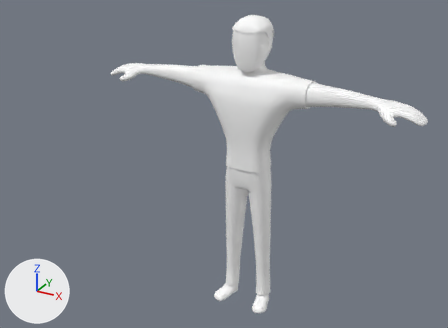
The FBX model Assets/Visual_Assets/Models/Future_Character.fbx as it was, and as the next commit left it.
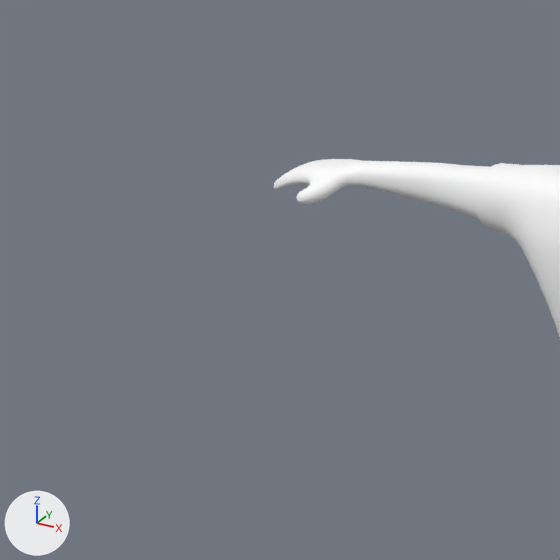
There are two pictures of each version: one whole from a camera (50 mm lens) standing at (1.56, -3.19, 2.52) and looking at (-0.17, -0.03, 0.94), one close up on the part from 0% to 50% of the width and 0% to 68% of the height. Arrows for +X, +Y and +Z are at lower left; the lights stay in place. Where no turn or scale is listed for an object, it has been applied to the vertices.

In view in the first close-up: 'Future_Character', 'Future_Character_Shirt'.
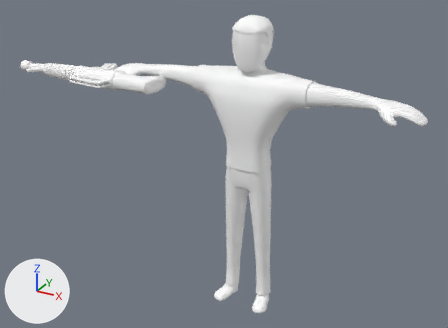
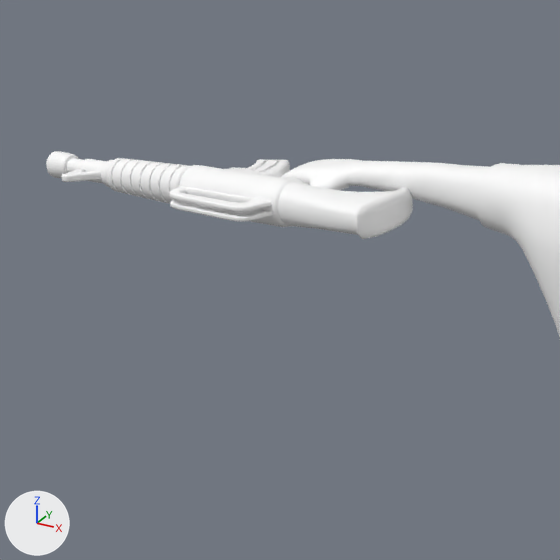
Where the newer file only moved an object's origin or applied its transform, the numbers keep the older frame.

Location of each change, [x1, y1, x2, y2] in pixels of the close-ups (560 x 560 px):
```json
{"object": "M4A1_01", "change": "added", "after": [46, 151, 413, 239]}
```

Scene script edits in JSON lines:
```json
{"op": "add", "block": "me_mesh_004", "code": ["me_mesh_004 = bpy.data.meshes.new('Mesh.004')", "me_mesh_004.from_pydata(...)  # 2881 vertices, 2758 faces; spans x -0.736..0.337, y -0.282..0.153, z -0.061..0.061", "me_mesh_004.materials.append(mat_base_material)  # its picture is missing"]}
{"op": "add", "block": "ob_m4a1_01", "code": ["ob_m4a1_01 = bpy.data.objects.new('M4A1_01', me_mesh_004)", "ob_m4a1_01.location = (-0.907, -0.052, 1.428)"]}
```
